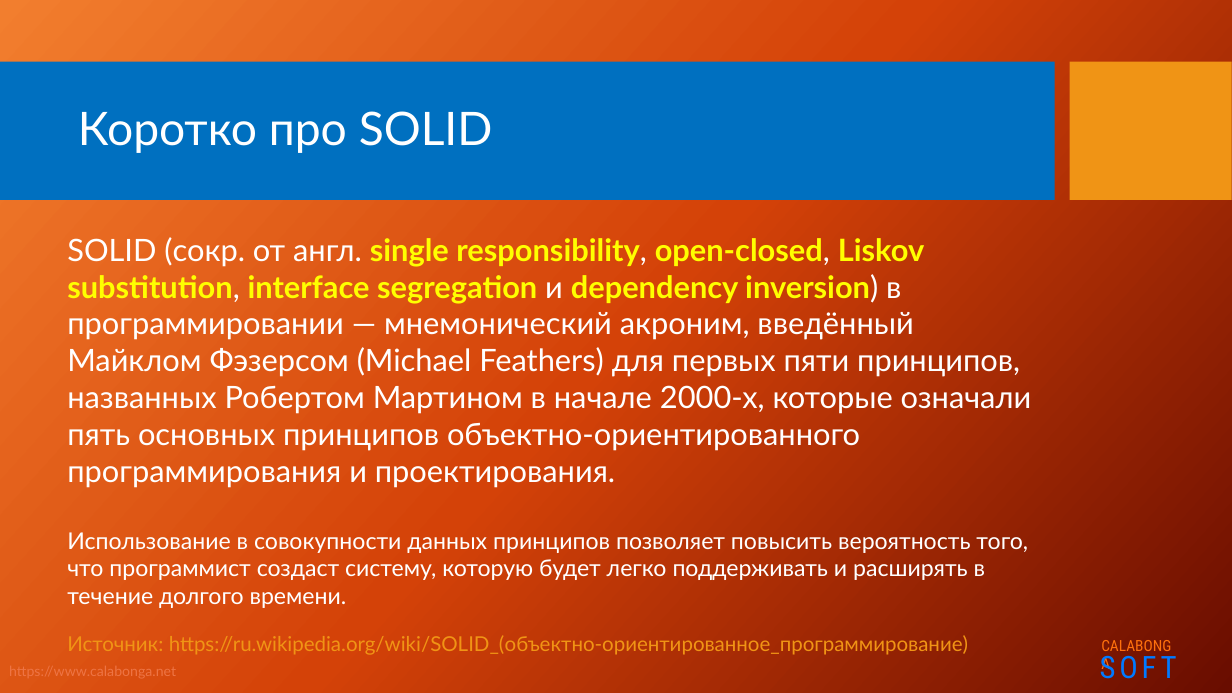
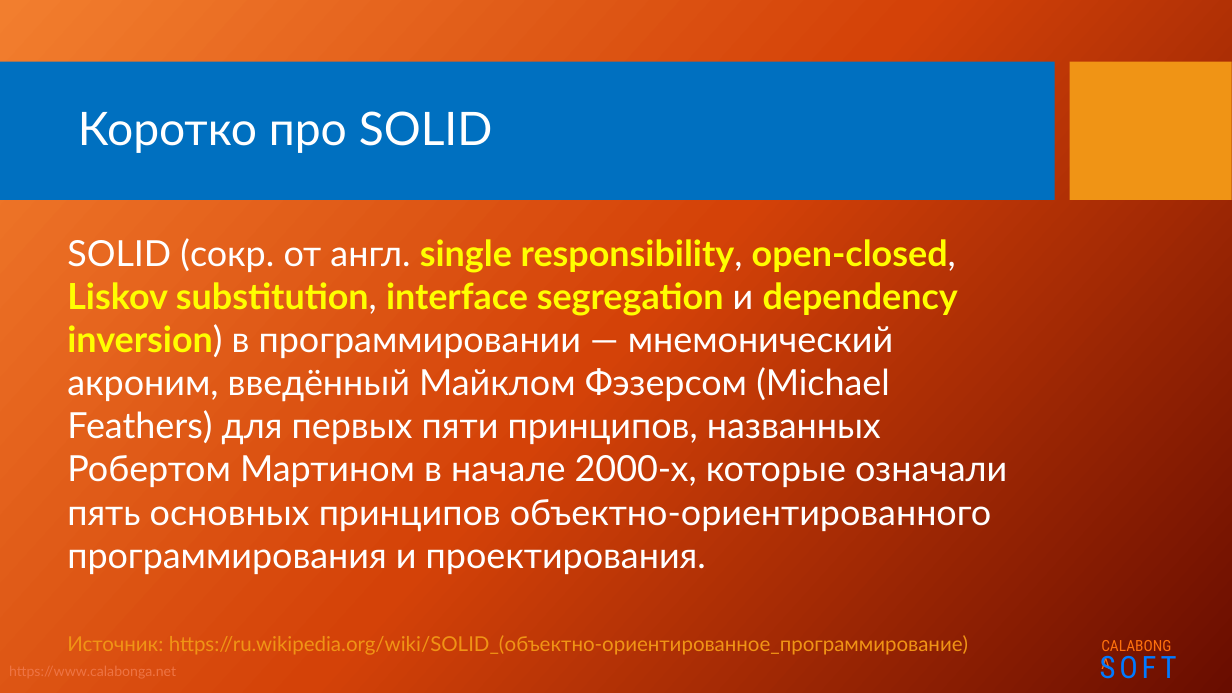
Before and after one commit to Calabonga/SOLID, a slide deck: slide 2 of Powerpoint/SOLID_S.pptx. Drawn at 1232x693 pixels with LibreOffice and Linux fonts; fonts in the diff are those of the drawing; background and template pictures are left out. Boxes give left, top, right and bottom in pixels: in the first picture for what was removed or moved away, otherwise in the second. Text is boxed around its words. In the diff, an @@ line names an element or a change of style, - is before the commit and + after.

Commit message:
powerpoint updated

```diff
--- a/Powerpoint/SOLID_S.pptx
+++ b/Powerpoint/SOLID_S.pptx
@@ text "SOLID (сокр. от англ. single ..." at (67,238,1007,574): size 24 to 28 pt @@
@@ text at (67,532,1028,608): paragraph removed @@
-Использование в совокупности данных принципов позволяет повысить вероятность того, что программист создаст систему, которую будет легко поддерживать и расширять в течение долгого времени.
```
Also in this commit, not shown: 2 slides added, 10 other files.
